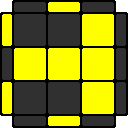
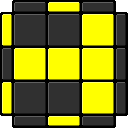
Layers edited between the first and the second 128x128 image:
painted on "color" over [2, 2, 126, 126]
